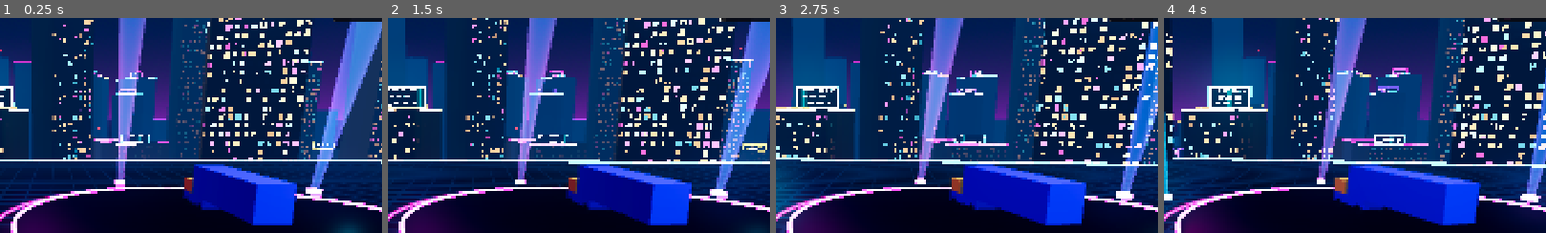
Above: before the commit, frames 1-4 (left to right).
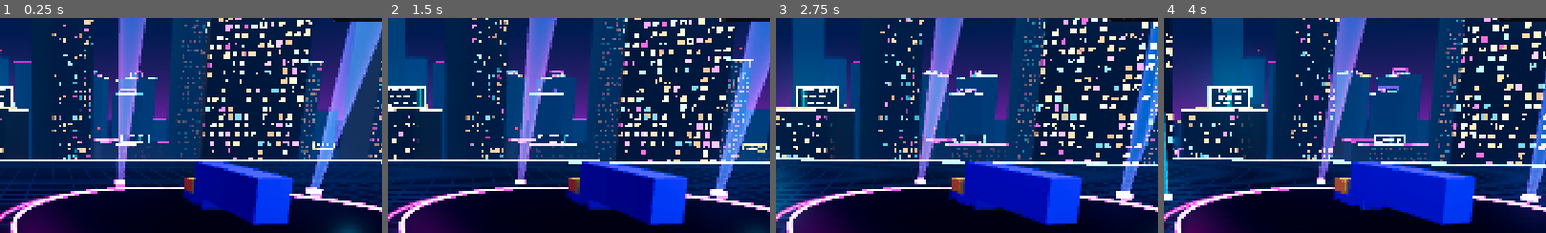
Above: after the commit, the same moments.

Repository: Shoz567/course-camions
Game: Godot game, scene res://ui/main_menu.tscn
Same seed, same stepped clock (60 frames per second), same inputs: the game is played once before the commit and once after it.
Inputs (mouse positions are % of the whole screen's width and height, from its top left):
- Up to frame 1 (0.25 s): no input
- Up to frame 2 (1.5 s): click "1" at 0.5 s; click "100cc NORMAL" at 1.25 s
- Up to frame 3 (2.75 s): click "100cc NORMAL" at 2 s
- Up to frame 4 (4 s): tap Enter (ui_accept) at 2.75, 3.02 s; move the mouse to (72, 45) at 2.77 s; hold D 2.78-3.5 s; tap Space at 2.85 s; click (72, 45) at 2.92 s; drag from (30, 55) to (45, 70) at 3.52 s
The pictures show only the part of the screen within x 44-94%, y 8-58%; the shares and areas given below are measured in that part.

The runs differ from the first frame. In frame 1, 1.9% of the frame differs, in the area x 50-78%, y 66-97%; in frame 2, 2.0%; in frame 3, 2.1%; in frame 4, 2.3%, in the area x 47-83%, y 65-97%.

Commit message:
gameplay: retire la remorque d'origine, remorques dediees pour 4 engins
La remorque du modele de course n'est plus proposee : le Conteneur
devient la remorque par defaut, stats a 1 (reference de la conduite).
Le menu montre la remorque choisie par chaque joueur.

Grue, pompier, saleuse et chariot ne sont plus un engin pose sur un
plateau mais des semi-remorques dediees : porte-grue sur bequilles avec
poutres sanglees, fourgon pompier et echelle sur toute la longueur,
tremie a sel sur toute la longueur, remorque a palettes avec chariot
embarque. Caisses de collision remesurees.

Co-Authored-By: Claude Opus 5.5 <noreply@anthropic.com>

Diff:
--- a/game/dev/local_race.gd
+++ b/game/dev/local_race.gd
@@ -245,7 +245,7 @@
 	t.tuning = p.base_tuning
 	add_child(t)
 	p.truck = t
-	# remorque choisie a la course precedente (Classique la premiere fois)
+	# remorque choisie a la course precedente (Conteneur la premiere fois)
 	set_trailer(p, GameState.trailer_choice[i] if i < GameState.trailer_choice.size() else 0)
 	race.watch(t)
 	auto_reset.watch(t)
--- a/game/gameplay/game_state.gd
+++ b/game/gameplay/game_state.gd
@@ -48,7 +48,7 @@
 var requested_players: int = 0
 
 ## Remorque choisie par chaque joueur dans le sas READY (index dans
-## TrailerCatalog), gardee d'une course a l'autre. 0 = Classique.
+## TrailerCatalog), gardee d'une course a l'autre. 0 = Conteneur (defaut).
 var trailer_choice: PackedInt32Array = PackedInt32Array([0, 0, 0, 0, 0, 0])
 
 
--- a/game/tests/scenes/race_trailer_choice_test.gd
+++ b/game/tests/scenes/race_trailer_choice_test.gd
@@ -1,7 +1,8 @@
 extends PhysicsTest
 
 ## Choix de la remorque dans le sas READY (dev/race.tscn, 2 joueurs) :
-##   - au chargement : Classique, affichee avec ses stats et les fleches ;
+##   - au chargement : la remorque par defaut, affichee avec ses stats et les
+##     fleches ;
 ##   - stick a droite (manette 0), deux poussees : J1 passe a la 3e remorque
 ##     (une poussee maintenue = une seule remorque) ; stick a gauche (manette
 ##     1) : J2 boucle sur la derniere ;
@@ -74,9 +75,9 @@
 
 func _test_finish() -> void:
 	var start: Array = _seen.get("start", [-1, -1, ""])
-	check("au chargement : Classique pour tous", start[0] == 0 and start[1] == 0, str(start))
+	check("au chargement : remorque par defaut pour tous", start[0] == 0 and start[1] == 0, str(start))
 	check("sas : remorque, fleches et stats affichees",
-		String(start[2]).contains("REMORQUE : CLASSIQUE") and String(start[2]).contains("◄")
+		String(start[2]).contains("REMORQUE : " + TrailerCatalog.default_type().display_name) and String(start[2]).contains("◄")
 		and String(start[2]).contains("[CARRÉ]"), String(start[2]))
 
 	var last := TrailerCatalog.count() - 1
--- a/game/tests/scenes/trailer_type_test.gd
+++ b/game/tests/scenes/trailer_type_test.gd
@@ -2,8 +2,8 @@
 
 ## Remorques au choix (TrailerCatalog, TrailerType) :
 ##   - chaque remorque du catalogue charge et passe validate() ; ids uniques ;
-##   - la Classique (defaut) ne change rien : caisse de TruckSpec, stats a 1,
-##     reglage identique au reglage de base ;
+##   - chaque remorque a son modele ; le Conteneur (defaut) ne change pas la
+##     conduite : stats a 1, reglage identique au reglage de base ;
 ##   - les stats s'appliquent au reglage ; validate() refuse un 0 et un
 ##     multiplicateur hors bornes ;
 ##   - Truck.set_trailer_type : la caisse de collision prend la taille et la
@@ -43,14 +43,16 @@
 	check("le choix boucle (index -1 = derniere)",
 		TrailerCatalog.at(-1) == TrailerCatalog.at(TrailerCatalog.count() - 1))
 
-	var classic := TrailerCatalog.default_type()
-	check("defaut : Classique, caisse de TruckSpec, sans modele",
-		classic.id == &"classique" and classic.model == ""
-		and classic.box_size.is_equal_approx(TruckSpec.TRAILER_SIZE)
-		and classic.box_center.is_equal_approx(TruckSpec.TRAILER_CENTER))
+	var ref := TrailerCatalog.default_type()
+	var no_model := PackedStringArray()
+	for i in TrailerCatalog.count():
+		if TrailerCatalog.at(i).model == "":
+			no_model.append(String(TrailerCatalog.at(i).id))
+	check("chaque remorque a son modele (plus de remorque d'origine)", no_model.is_empty(), str(no_model))
+	check("defaut : Conteneur", ref.id == &"conteneur", String(ref.id))
 	var base := _a.tuning
-	var same := classic.apply_to(base)
-	check("Classique : reglage identique au reglage de base",
+	var same := ref.apply_to(base)
+	check("Conteneur : reglage identique au reglage de base (reference)",
 		is_equal_approx(same.top_speed_kmh, base.top_speed_kmh)
 		and is_equal_approx(same.engine_accel_ms2, base.engine_accel_ms2)
 		and is_equal_approx(same.lateral_grip_g, base.lateral_grip_g)
--- a/game/ui/main_menu.gd
+++ b/game/ui/main_menu.gd
@@ -89,6 +89,8 @@
 		t.transform = Showroom.slot(i, LocalRace.MAX_PLAYERS)
 		t.freeze = true
 		showroom.turntable.add_child(t)
+		# remorque choisie par ce joueur (sas READY), jamais celle d'origine
+		(t.get_node("Visual") as TruckVisual).set_trailer_type(TrailerCatalog.at(GameState.trailer_choice[i]))
 		trucks.append(t)
 	_orbit_center = showroom.focus
 	camera.h_offset = frame_offset
--- a/game/vehicles/trailer_catalog.gd
+++ b/game/vehicles/trailer_catalog.gd
@@ -2,11 +2,11 @@
 extends RefCounted
 
 ## Les semi-remorques proposees dans le sas READY, dans l'ordre du choix. La
-## premiere est celle par defaut : la remorque du modele de course, sans
-## modification de la conduite.
+## premiere est celle par defaut : le Conteneur, stats a 1 (reference de la
+## conduite mesuree). La remorque d'origine du modele de course n'est plus
+## proposee (2026-10-06).
 
 const PATHS: PackedStringArray = [
-	"res://vehicles/trailers/classique.tres",
 	"res://vehicles/trailers/conteneur.tres",
 	"res://vehicles/trailers/citerne.tres",
 	"res://vehicles/trailers/betaillere.tres",
--- a/game/vehicles/trailer_type.gd
+++ b/game/vehicles/trailer_type.gd
@@ -6,7 +6,7 @@
 ## les stats servent a les equilibrer (decision du 2026-10-06).
 ##
 ## Les stats sont des MULTIPLICATEURS du reglage du camion (deja ajuste a la
-## categorie de vitesse) : la remorque « Classique » vaut 1 partout et laisse
+## categorie de vitesse) : le Conteneur (defaut) vaut 1 partout et laisse
 ## la conduite mesuree (baseline.json) intacte. La masse du camion, elle, ne
 ## change pas (VEHICLE_SPEC §2) : le poids se traduit en acceleration.
 ##
--- a/game/vehicles/trailers/chariot_elevateur.tres
+++ b/game/vehicles/trailers/chariot_elevateur.tres
@@ -6,10 +6,10 @@
 script = ExtResource("1")
 id = &"chariot_elevateur"
 display_name = "CHARIOT"
-tagline = "légère et vive, mais fragile"
+tagline = "palettes et chariot embarqué : légère et vive, mais fragile et longue"
 model = "../Assets_Visuels/Armes_et_camions/vehicules/chariot_elevateur.glb"
-box_size = Vector3(3.15, 3.16, 15.32)
-box_center = Vector3(0, 3.74, 8.14)
+box_size = Vector3(3.15, 1.86, 18.38)
+box_center = Vector3(0, 3.09, 9.67)
 top_speed_mult = 1.04
 accel_mult = 1.06
 grip_mult = 1.0
--- a/game/vehicles/trailers/chasse_neige.tres
+++ b/game/vehicles/trailers/chasse_neige.tres
@@ -6,10 +6,10 @@
 script = ExtResource("1")
 id = &"chasse_neige"
 display_name = "SALEUSE"
-tagline = "accroche la route, même glissante"
+tagline = "trémie à sel, accroche la route même glissante"
 model = "../Assets_Visuels/Armes_et_camions/vehicules/chasse_neige.glb"
-box_size = Vector3(3.15, 3.24, 15.32)
-box_center = Vector3(0, 3.78, 8.14)
+box_size = Vector3(3.15, 2.69, 15.32)
+box_center = Vector3(0, 3.5, 8.14)
 top_speed_mult = 0.99
 accel_mult = 0.98
 grip_mult = 1.06
--- a/game/vehicles/trailers/classique.tres
+++ /dev/null
@@ -1,18 +0,0 @@
-[gd_resource type="Resource" script_class="TrailerType" load_steps=2 format=3]
-
-[ext_resource type="Script" path="res://vehicles/trailer_type.gd" id="1"]
-
-[resource]
-script = ExtResource("1")
-id = &"classique"
-display_name = "CLASSIQUE"
-tagline = "la semi-remorque de course, avec aileron"
-model = ""
-box_size = Vector3(3.6, 3.72, 15.6)
-box_center = Vector3(0, 4.02, 8.28)
-top_speed_mult = 1.0
-accel_mult = 1.0
-grip_mult = 1.0
-dropped_hp = 50.0
-dropped_mass_kg = 9000.0
-ability = &""
--- a/game/vehicles/trailers/conteneur.tres
+++ b/game/vehicles/trailers/conteneur.tres
@@ -6,13 +6,13 @@
 script = ExtResource("1")
 id = &"conteneur"
 display_name = "CONTENEUR"
-tagline = "polyvalente, un peu plus solide"
+tagline = "la référence : polyvalente"
 model = "../Assets_Visuels/Armes_et_camions/vehicules/remorque.glb"
 box_size = Vector3(3.15, 4.2, 15.32)
 box_center = Vector3(0, 4.26, 8.14)
 top_speed_mult = 1.0
-accel_mult = 0.98
+accel_mult = 1.0
 grip_mult = 1.0
-dropped_hp = 55.0
-dropped_mass_kg = 9500.0
+dropped_hp = 50.0
+dropped_mass_kg = 9000.0
 ability = &""
--- a/game/vehicles/trailers/grue.tres
+++ b/game/vehicles/trailers/grue.tres
@@ -6,10 +6,10 @@
 script = ExtResource("1")
 id = &"grue"
 display_name = "GRUE"
-tagline = "plateau bas, bien posée en virage"
+tagline = "porte-grue sur béquilles, bien posée en virage"
 model = "../Assets_Visuels/Armes_et_camions/vehicules/grue.glb"
-box_size = Vector3(3.15, 3.2, 15.32)
-box_center = Vector3(0, 3.76, 8.14)
+box_size = Vector3(3.15, 5.17, 15.32)
+box_center = Vector3(0, 4.74, 8.14)
 top_speed_mult = 0.99
 accel_mult = 0.97
 grip_mult = 1.03
--- a/game/vehicles/trailers/pompier.tres
+++ b/game/vehicles/trailers/pompier.tres
@@ -6,7 +6,7 @@
 script = ExtResource("1")
 id = &"pompier"
 display_name = "POMPIER"
-tagline = "équilibrée"
+tagline = "fourgon et grande échelle, équilibrée"
 model = "../Assets_Visuels/Armes_et_camions/vehicules/pompier.glb"
 box_size = Vector3(3.15, 3.43, 15.32)
 box_center = Vector3(0, 3.88, 8.14)
Not shown, changed: Assets_Visuels/Armes_et_camions/vehicules/chariot_elevateur.blend
Not shown, changed: Assets_Visuels/Armes_et_camions/vehicules/chariot_elevateur.glb
Not shown, changed: Assets_Visuels/Armes_et_camions/vehicules/chasse_neige.blend
Not shown, changed: Assets_Visuels/Armes_et_camions/vehicules/chasse_neige.glb
Not shown, changed: Assets_Visuels/Armes_et_camions/vehicules/grue.blend
Not shown, changed: Assets_Visuels/Armes_et_camions/vehicules/grue.glb
Not shown, changed: Assets_Visuels/Armes_et_camions/vehicules/pompier.blend
Not shown, changed: Assets_Visuels/Armes_et_camions/vehicules/pompier.glb
Not shown, changed: NOTES.md
Not shown, changed: docs/ART_PIPELINE.md
Not shown, changed: docs/VEHICLE_SPEC.md
